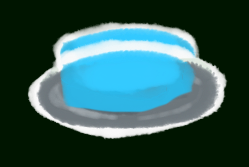
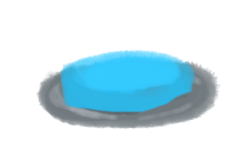
The second w=249, h=167 image is a revision of the first. Changes to its layers:
removed layer "Layer4" over [35,49,222,130]
removed layer "Layer3" over [27,38,228,140]
removed layer "Layer2" over [35,27,222,130]
removed layer "Layer1" over [27,21,228,140]
added layer "button_pressed" above "button_highlighted_pressed" over [35,49,222,130]
added layer "button_highlighted_pressed" above "button" over [27,38,228,140]
hid "Layer5" over [0,0,249,167]
